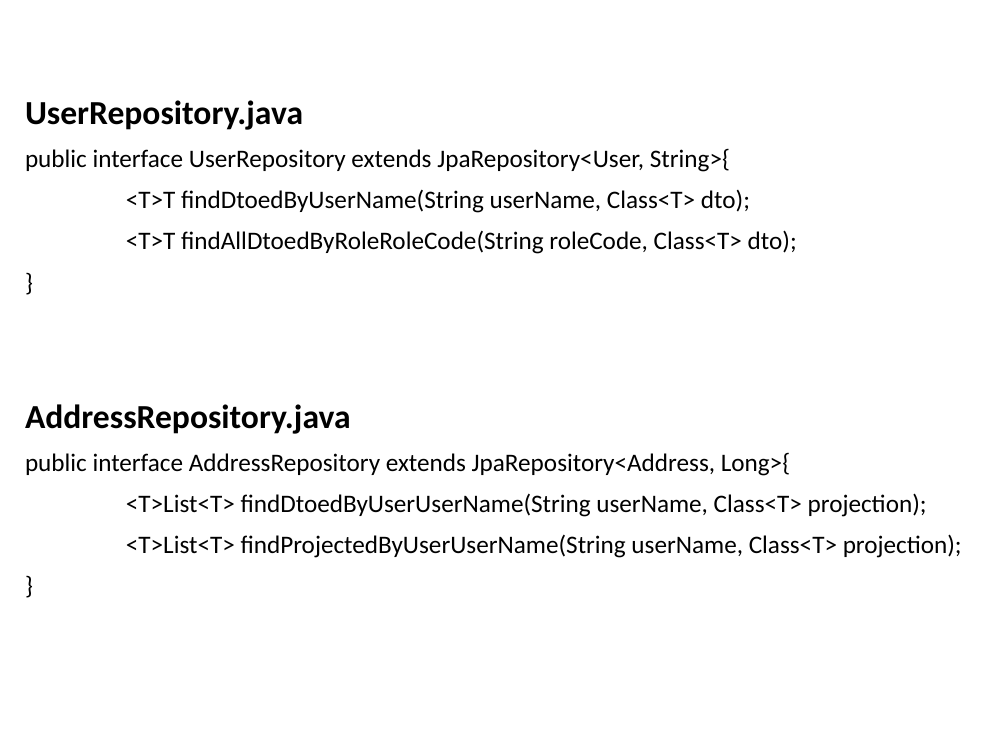
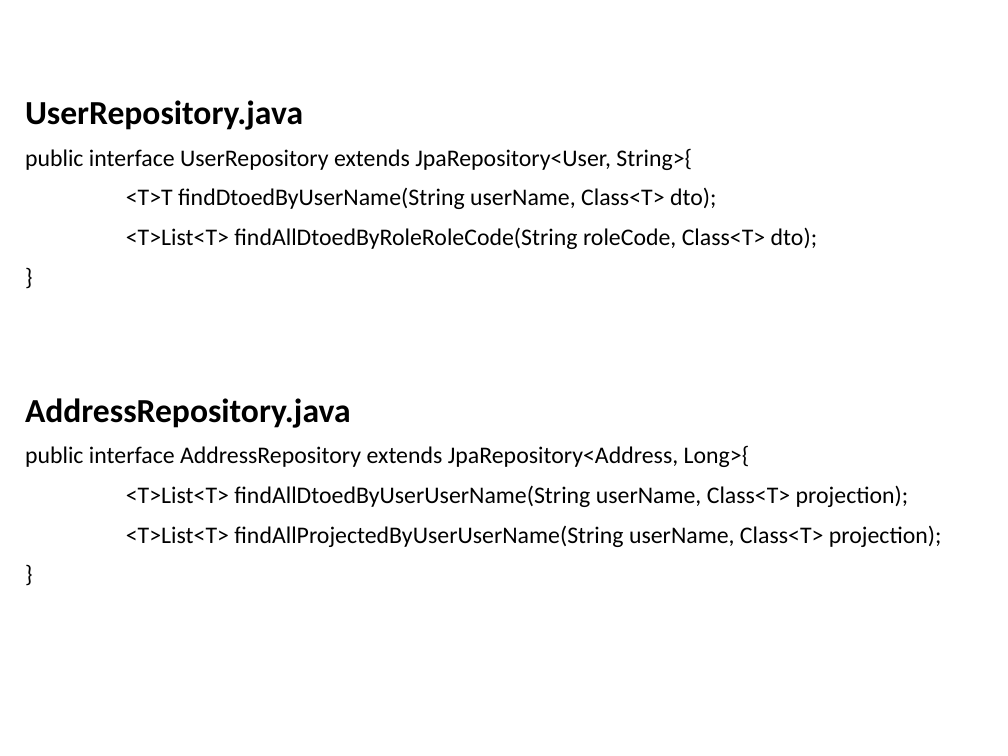
Before and after one commit to vishalrangras/spring-boot-sample, a slide deck: slide 66 of Developing with Spring Boot.pptx. Drawn at 1008x756 pixels with LibreOffice and Linux fonts; fonts in the diff are those of the drawing; background and template pictures are left out. Boxes give left, top, right and bottom in pixels: in the first picture for what was removed or moved away, otherwise in the second. Text is boxed around its words. In the diff, an @@ line names an element or a change of style, - is before the commit and + after.

```diff
--- a/Developing with Spring Boot.pptx
+++ b/Developing with Spring Boot.pptx
@@ text at [25, 149, 750, 467]: size 18 to 17 pt in "public interface UserRepository extends JpaRepository<User,  ...", "<T>T findDtoedByUserName(String userName, Class<T> dto);", "}", "public interface AddressRepository extends JpaRepository<Add ..." and 1 more places @@
@@ text at [126, 227, 817, 249]: text changed; size 18 to 17 pt @@
-<T>T findAllDtoedByRoleRoleCode(String roleCode, Class<T> dto);
+<T>List<T> findAllDtoedByRoleRoleCode(String roleCode, Class<T> dto);
@@ text at [126, 485, 942, 547]: text changed; size 18 to 17 pt @@
-<T>List<T> findDtoedByUserUserName(String userName, Class<T> projection);
-<T>List<T> findProjectedByUserUserName(String userName, Class<T> projection);
+<T>List<T> findAllDtoedByUserUserName(String userName, Class<T> projection);
+<T>List<T> findAllProjectedByUserUserName(String userName, Class<T> projection);
```
Also in this commit, not shown: 1 other slide changed, 7 other files.
